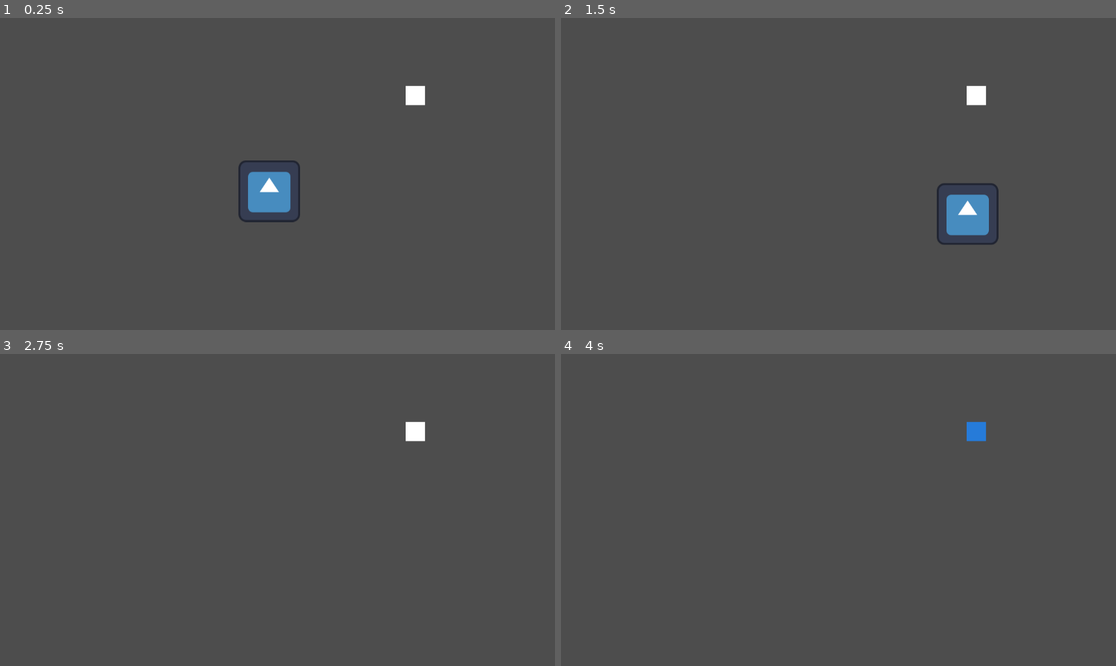
Above: before the commit, frames 1-4 (two rows, left to right).
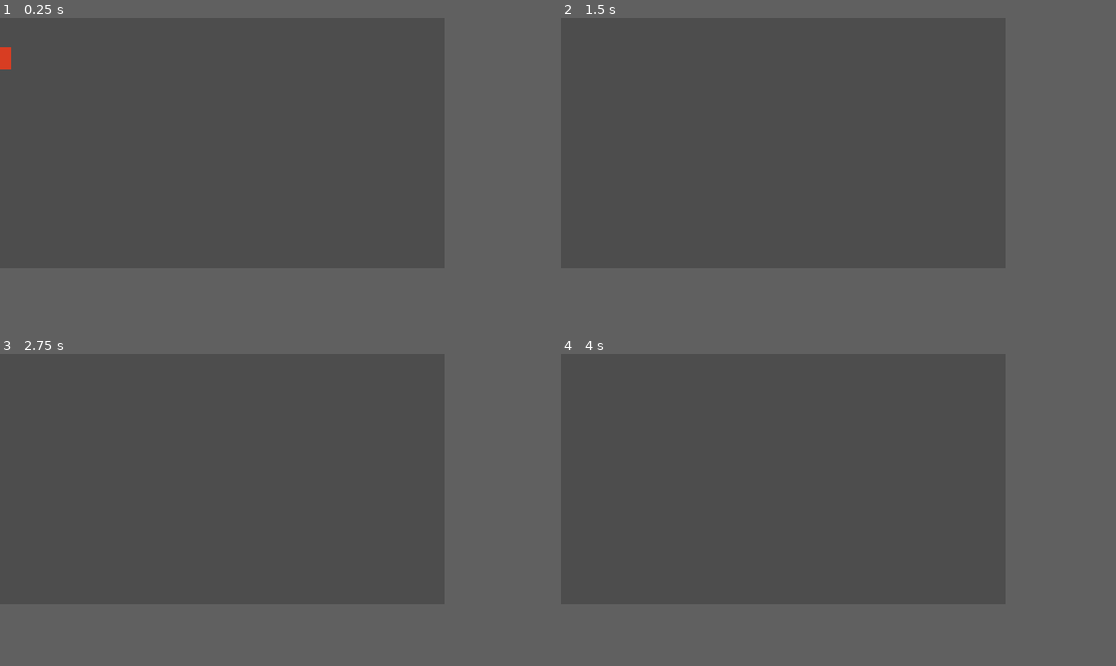
Above: after the commit, the same moments.

Repository: NK-1-10/Godot-Strange-Places
Game: Godot game, scene res://Character.tscn
Same seed, same stepped clock (60 frames per second), same inputs: the game is played once before the commit and once after it. Before the commit the project starts from res://main.tscn. The engine's default icon, where the game draws it, is replaced by a stand-in: a white triangle on a blue panel in a dark square.
Inputs:
- Up to frame 1 (0.25 s): no input
- Up to frame 2 (1.5 s): tap Enter (ui_accept) at 0.5, 0.6 s; hold Q (Switch, bound only after the commit) 0.53-1.28 s; hold Right (ui_right) from 0.53 s (still down); tap Keypad 7 (Double_jump, bound only before the commit) at 0.77, 1.07 s; tap Q (Switch, bound only after the commit) at 1.35 s
- Up to frame 3 (2.75 s): tap Keypad 7 (Double_jump, bound only before the commit) at 1.52, 1.55, 1.82 s; release Right (ui_right) at 2.03 s; hold Left (ui_left) from 2.03 s (still down); hold Keypad 7 (Double_jump, bound only before the commit) from 2.03 s (still down); tap Space (Jump, bound only after the commit) at 2.3 s
- Up to frame 4 (4 s): tap Enter (ui_accept) at 2.75, 3.05 s; release Left (ui_left) at 2.78 s; release Keypad 7 (Double_jump, bound only before the commit) at 2.78 s; hold Right (ui_right) from 2.78 s (still down); tap Space (Jump, bound only after the commit) at 2.85 s; tap Keypad 7 (Double_jump, bound only before the commit) at 3.02, 3.32, 3.77 s; hold E (Dash, bound only after the commit) from 3.53 s (still down); tap Q (Switch, bound only after the commit) at 3.8 s
In our replay, the window is 799x449 before the commit and 640x360 after it. These sizes can differ from the game's own. Grey fills any space a smaller window leaves; there, only what the larger window draws over its background counts as a difference.

The runs differ from the first frame. In frame 1, 1.7% of the frame differs, in the area x 0-77%, y 9-66%; in frame 2, 1.5%; in frame 3, 0.2%; in frame 4, 0.2%.

Commit message:
Add files via upload

Diff:
--- /dev/null
+++ b/Character.tscn
@@ -0,0 +1,40 @@
+[gd_scene format=3 uid="uid://cgkpqrev3vci0"]
+
+[ext_resource type="Script" uid="uid://bmajb5x8g0sef" path="res://character_body_2d.gd" id="1_oolk3"]
+
+[sub_resource type="RectangleShape2D" id="RectangleShape2D_1bvp3"]
+size = Vector2(16, 16)
+
+[node name="Character" type="CharacterBody2D" unique_id=2144189251]
+position = Vector2(13, 22)
+script = ExtResource("1_oolk3")
+
+[node name="ColorRect" type="ColorRect" parent="." unique_id=940414201]
+offset_left = -21.0
+offset_top = -30.0
+offset_right = -5.0
+offset_bottom = -14.0
+
+[node name="CollisionShape2D" type="CollisionShape2D" parent="." unique_id=432324156]
+position = Vector2(-13, -22)
+shape = SubResource("RectangleShape2D_1bvp3")
+
+[node name="OuchOuchBox" type="Area2D" parent="." unique_id=462261029]
+collision_layer = 4
+collision_mask = 4
+
+[node name="CollisionShape2D2" type="CollisionShape2D" parent="OuchOuchBox" unique_id=526939066]
+position = Vector2(-13, -22)
+shape = SubResource("RectangleShape2D_1bvp3")
+
+[node name="JumpBuffer" type="Timer" parent="." unique_id=2030586952]
+wait_time = 0.15
+one_shot = true
+
+[node name="JumpGrace" type="Timer" parent="." unique_id=1517633844]
+wait_time = 0.1
+one_shot = true
+
+[connection signal="area_entered" from="OuchOuchBox" to="." method="_on_ouch_ouch_box_area_entered"]
+[connection signal="timeout" from="JumpBuffer" to="." method="_on_jump_buffer_timeout"]
+[connection signal="timeout" from="JumpGrace" to="." method="_on_jump_grace_timeout"]
--- a/character_body_2d.gd
+++ b/character_body_2d.gd
@@ -1,34 +1,100 @@
 extends CharacterBody2D
 
 
-const SPEED = 300.0
+const Max_SPEED = 250.0
 const JUMP_VELOCITY = -400.0
+const Acceleration = 100
+const Deceleration = 0.2
 
-var jumps = 0;
-var jump_max = 2;
+
+var Wants_jump = false
+var Can_Jump = false
+
+var jump_max = 2
+
+var doubleJump = true;
+var dash = false;
+
+var PowerUsed = false
+
+func _ready() -> void:
+	SetColor()
 
 
 func _physics_process(delta: float) -> void:
-	# Add the gravity.
-	if not is_on_floor():
-		velocity += get_gravity() * delta
+	velocity += get_gravity() * delta
 
-	if Input.is_action_just_pressed("ui_accept") and is_on_floor() and $"..".doubleJump == false:
-		velocity.y = JUMP_VELOCITY
+	if(is_on_floor()):
+		Can_Jump = true
+		if(PowerUsed):
+			PowerUsed=false
+			SetColor()
+
+		get_node("JumpGrace").stop()
+	else:
+		if(get_node("JumpGrace").is_stopped()):
+			get_node("JumpGrace").start()
+
 
 	# Handle jump.
-	if Input.is_action_just_pressed("ui_accept") and jumps < jump_max and $"..".doubleJump == true:
-		jumps = jumps+1;
-		velocity.y = JUMP_VELOCITY
-		if is_on_floor():
-			jumps = 0;
+	if Input.is_action_just_pressed("Jump"):
+		Wants_jump = true
+		get_node("JumpBuffer").start()
+
+	if Wants_jump:
+		if Can_Jump:
+			Wants_jump = false
+			Can_Jump = false
+			velocity.y = JUMP_VELOCITY
+		elif !PowerUsed && doubleJump:
+			velocity.y = JUMP_VELOCITY
+			Wants_jump = false
+			PowerUsed = true
+			SetColor()
 
 	# Get the input direction and handle the movement/deceleration.
 	# As good practice, you should replace UI actions with custom gameplay actions.
-	var direction := Input.get_axis("ui_left", "ui_right")
+	var direction := Input.get_axis("Left", "Right")
+
 	if direction:
-		velocity.x = direction * SPEED
+		velocity.x += direction * Acceleration
+		if(abs(velocity.x) > Max_SPEED):
+			velocity.x = Max_SPEED * direction
 	else:
-		velocity.x = move_toward(velocity.x, 0, SPEED)
+		velocity.x -= velocity.x * Deceleration
+		if(abs(velocity.x) < 50):
+			velocity.x = 0
 
 	move_and_slide()
+
+
+func _on_jump_buffer_timeout() -> void:
+	Wants_jump = false
+
+func _on_jump_grace_timeout() -> void:
+	Can_Jump = false
+
+func SetColor():
+	if(PowerUsed):
+		$ColorRect.color = Color(1.0, 1.0, 1.0, 1.0)
+	elif doubleJump:
+		$ColorRect.color = Color(0.847, 0.239, 0.133, 1.0)
+	else:
+		$ColorRect.color = Color(0.148, 0.481, 0.85, 1.0)
+
+func _input(event):
+	if event.is_action_pressed("Switch") and Can_Jump:
+		if doubleJump:
+			dash = true
+			doubleJump = false
+			SetColor()
+		else:
+			doubleJump = true
+			dash = false
+			SetColor()
+
+
+func _on_ouch_ouch_box_area_entered(area: Area2D) -> void:
+	#resets the scene
+	#player die kaput
+	get_tree().change_scene_to_file("res://main.tscn")
--- a/main.tscn
+++ b/main.tscn
@@ -1,38 +1,27 @@
-[gd_scene format=3 uid="uid://cgkpqrev3vci0"]
+[gd_scene format=3 uid="uid://dt7vglkjbyl36"]
 
-[ext_resource type="Script" uid="uid://bmajb5x8g0sef" path="res://character_body_2d.gd" id="1_0xm2m"]
-[ext_resource type="Script" uid="uid://cte876u1od3p6" path="res://main.gd" id="1_h2yge"]
-[ext_resource type="Texture2D" uid="uid://d1fi3fdofcnac" path="res://icon.svg" id="2_h2yge"]
-
-[sub_resource type="RectangleShape2D" id="RectangleShape2D_1bvp3"]
-size = Vector2(118.5, 117)
+[ext_resource type="PackedScene" uid="uid://cgkpqrev3vci0" path="res://Character.tscn" id="1_ig7tw"]
+[ext_resource type="PackedScene" uid="uid://lgr4ah2afi8p" path="res://spike.tscn" id="2_0xm2m"]
 
 [sub_resource type="RectangleShape2D" id="RectangleShape2D_0xm2m"]
-size = Vector2(372, 20)
+size = Vector2(184, 40)
 
-[node name="Node2D" type="Node2D" unique_id=1571014362]
-script = ExtResource("1_h2yge")
+[node name="Main" type="Node2D" unique_id=387650175]
 
-[node name="CharacterBody2D" type="CharacterBody2D" parent="." unique_id=2144189251]
-position = Vector2(13, 22)
-script = ExtResource("1_0xm2m")
+[node name="ColorRect" type="ColorRect" parent="." unique_id=1278992659]
+offset_left = -8.0
+offset_top = 160.0
+offset_right = 176.0
+offset_bottom = 200.0
 
-[node name="Icon" type="Sprite2D" parent="CharacterBody2D" unique_id=1038181811]
-position = Vector2(546, 309)
-texture = ExtResource("2_h2yge")
+[node name="Character" parent="." unique_id=2144189251 instance=ExtResource("1_ig7tw")]
+position = Vector2(53, 62)
 
-[node name="CollisionShape2D" type="CollisionShape2D" parent="CharacterBody2D" unique_id=432324156]
-position = Vector2(545, 309)
-shape = SubResource("RectangleShape2D_1bvp3")
+[node name="StaticBody2D" type="StaticBody2D" parent="." unique_id=10270301]
 
-[node name="Area2D" type="StaticBody2D" parent="." unique_id=337005781]
-
-[node name="CollisionShape2D" type="CollisionShape2D" parent="Area2D" unique_id=1662849706]
-position = Vector2(562, 468)
+[node name="CollisionShape2D" type="CollisionShape2D" parent="StaticBody2D" unique_id=1169870233]
+position = Vector2(84, 180)
 shape = SubResource("RectangleShape2D_0xm2m")
 
-[node name="Basic" type="ColorRect" parent="." unique_id=8809940]
-offset_left = 842.0
-offset_top = 141.0
-offset_right = 882.0
-offset_bottom = 181.0
+[node name="Spike" parent="." unique_id=1197322424 instance=ExtResource("2_0xm2m")]
+position = Vector2(160, 160)
--- a/project.godot
+++ b/project.godot
@@ -15,16 +15,38 @@
 config/features=PackedStringArray("4.6", "GL Compatibility")
 config/icon="res://icon.svg"
 
+[display]
+
+window/size/viewport_width=320
+window/size/viewport_height=180
+window/size/mode=2
+window/stretch/mode="viewport"
+
 [input]
 
-Double_jump={
+Left={
 "deadzone": 0.2,
-"events": [Object(InputEventKey,"resource_local_to_scene":fa …(139 unchanged characters)… d":false,"keycode":0,"physical_keycode":4194445,"key_label":0,"unicode":0,"location":0,"echo":false,"script":null)
+"events": [Object(InputEventKey,"resource_local_to_scene":fa …(139 unchanged characters)… d":false,"keycode":0,"physical_keycode":65,"key_label":0,"unicode":0,"location":0,"echo":false,"script":null)
+]
+}
+Right={
+"deadzone": 0.2,
+"events": [Object(InputEventKey,"resource_local_to_scene":false,"resource_name":"","device":0,"window_id":0,"alt_pressed":false,"shift_pressed":false,"ctrl_pressed":false,"meta_pressed":false,"pressed":false,"keycode":0,"physical_keycode":68,"key_label":0,"unicode":0,"location":0,"echo":false,"script":null)
+]
+}
+Jump={
+"deadzone": 0.2,
+"events": [Object(InputEventKey,"resource_local_to_scene":false,"resource_name":"","device":0,"window_id":0,"alt_pressed":false,"shift_pressed":false,"ctrl_pressed":false,"meta_pressed":false,"pressed":false,"keycode":0,"physical_keycode":32,"key_label":0,"unicode":0,"location":0,"echo":false,"script":null)
 ]
 }
 Dash={
 "deadzone": 0.2,
-"events": [Object(InputEventKey,"resource_local_to_scene":false,"resource_name":"","device":0,"window_id":0,"alt_pressed":false,"shift_pressed":false,"ctrl_pressed":false,"meta_pressed":false,"pressed":false,"keycode":0,"physical_keycode":4194446,"key_label":0,"unicode":0,"location":0,"echo":false,"script":null)
+"events": [Object(InputEventKey,"resource_local_to_scene":false,"resource_name":"","device":-1,"window_id":0,"alt_pressed":false,"shift_pressed":false,"ctrl_pressed":false,"meta_pressed":false,"pressed":false,"keycode":0,"physical_keycode":69,"key_label":0,"unicode":101,"location":0,"echo":false,"script":null)
+]
+}
+Switch={
+"deadzone": 0.2,
+"events": [Object(InputEventKey,"resource_local_to_scene":false,"resource_name":"","device":-1,"window_id":0,"alt_pressed":false,"shift_pressed":false,"ctrl_pressed":false,"meta_pressed":false,"pressed":false,"keycode":0,"physical_keycode":81,"key_label":0,"unicode":113,"location":0,"echo":false,"script":null)
 ]
 }
 
--- /dev/null
+++ b/spike.tscn
@@ -0,0 +1,18 @@
+[gd_scene format=3 uid="uid://lgr4ah2afi8p"]
+
+[sub_resource type="RectangleShape2D" id="RectangleShape2D_pe76i"]
+size = Vector2(16, 8)
+
+[node name="Spike" type="Area2D" unique_id=1197322424]
+collision_layer = 4
+collision_mask = 4
+
+[node name="ColorRect" type="ColorRect" parent="." unique_id=1225612084]
+offset_left = -8.0
+offset_top = -8.0
+offset_right = 8.0
+color = Color(0.6207209, 0.11628129, 0.20568591, 1)
+
+[node name="CollisionShape2D" type="CollisionShape2D" parent="." unique_id=1776449051]
+position = Vector2(0, -4)
+shape = SubResource("RectangleShape2D_pe76i")
